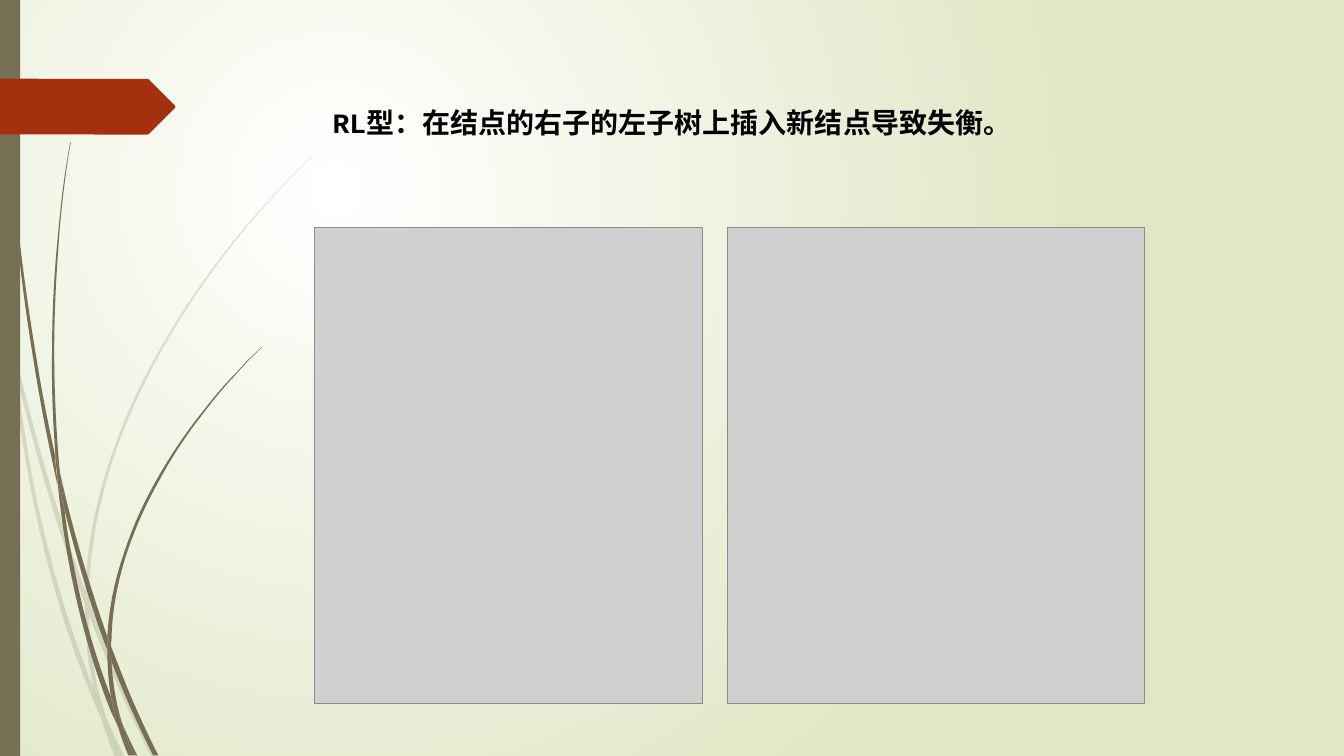
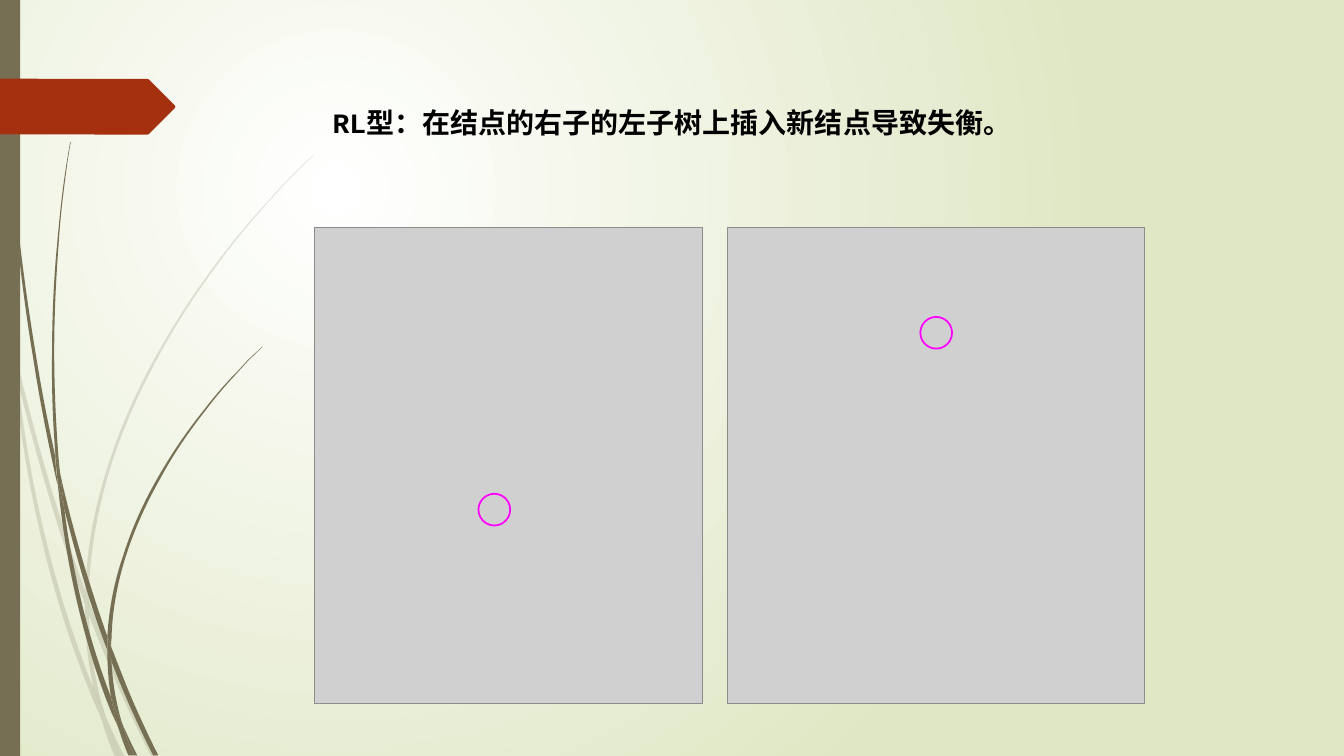
Before and after one commit to TeacherPeng/Datastruct, a slide deck: slide 31 of 教案/第08章 集合与查找.pptx. Drawn at 1344x756 pixels with LibreOffice and Linux fonts; fonts in the diff are those of the drawing; grey boxes stand for pictures. Boxes give left, top, right and bottom in pixels: in the first picture for what was removed or moved away, otherwise in the second. Text is boxed around its words. In the diff, an @@ line names an element or a change of style, - is before the commit and + after.

```diff
--- a/教案/第08章 集合与查找.pptx
+++ b/教案/第08章 集合与查找.pptx
@@ ellipse added at (921,317,952,348), outline #FF00FF 1.25 pt @@
@@ ellipse added at (479,494,510,525), outline #FF00FF 1.25 pt @@
```
Also in this commit, not shown: 8 other slides changed, 1 other file.
